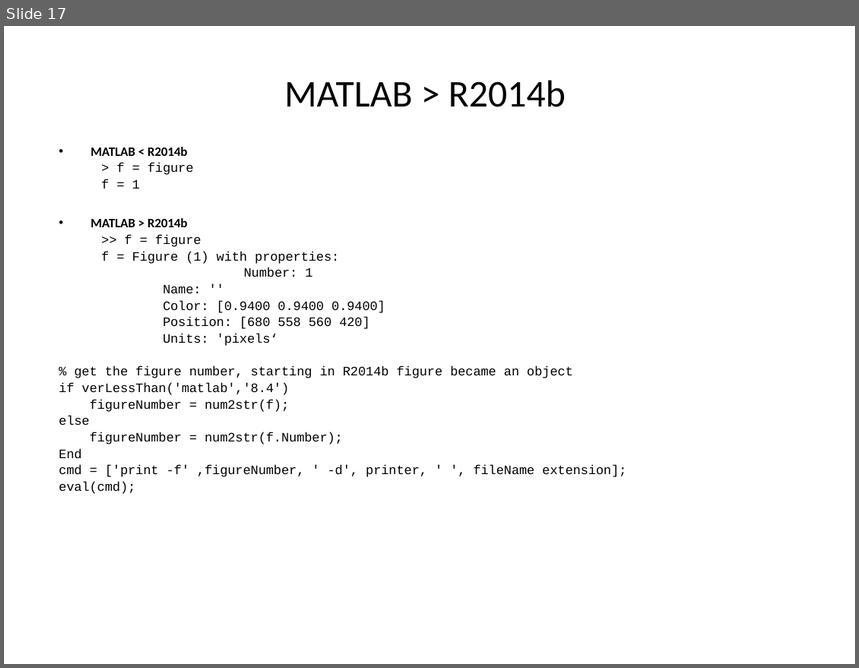
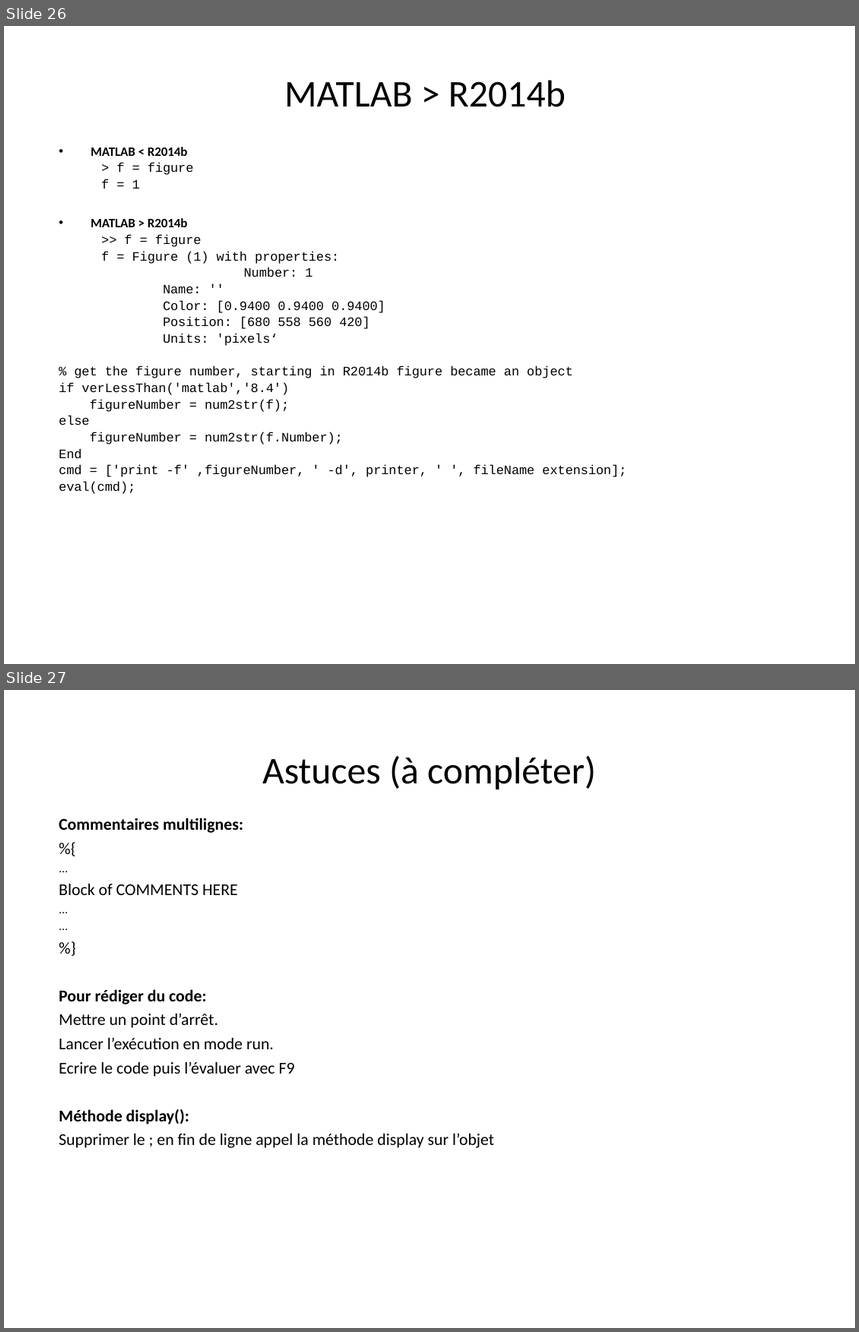
Before and after one commit to jgrelet/course-object-programing-with-Matlab, a slide deck: Introduction à la programmation objet avec Matlab.ppt. Shown one above the other, each under a label of ours: slide 17 before the commit, slides 26 and 27 after it. The pictures are 859x668 and 859x1332 pixels, drawn with LibreOffice and Linux fonts; fonts in the diff are those of the drawing. Boxes give left, top, right and bottom in pixels: in the first picture for what was removed or moved away, otherwise in the second. Text is boxed around its words. In the diff, an @@ line names an element or a change of style, - is before the commit and + after.

```diff
--- a/Introduction à la programmation objet avec Matlab.ppt
+++ b/Introduction à la programmation objet avec Matlab.ppt
@@ slide 27 added at <box>4,690,855,1328</box>, background #FFFFFF @@
@@ title added at <box>262,756,596,790</box>, 32 pt, text #000000 @@
+Astuces (à compléter)
@@ text added at <box>59,818,494,1148</box>, 14 pt, text #000000 @@
+Commentaires multilignes:
+%{
+...
+Block of COMMENTS HERE
+...
+...
+%}
+Pour rédiger du code:
+Mettre un point d’arrêt.
+Lancer l’exécution en mode run.
+Ecrire le code puis l’évaluer avec F9
+Méthode display():
+Supprimer le ; en fin de ligne appel la méthode display sur l’objet
@@ what was slide 17 is now slide 26 @@
```
Also in this commit, not shown: 6 slides changed, 2 other slides added, 1 other file.
